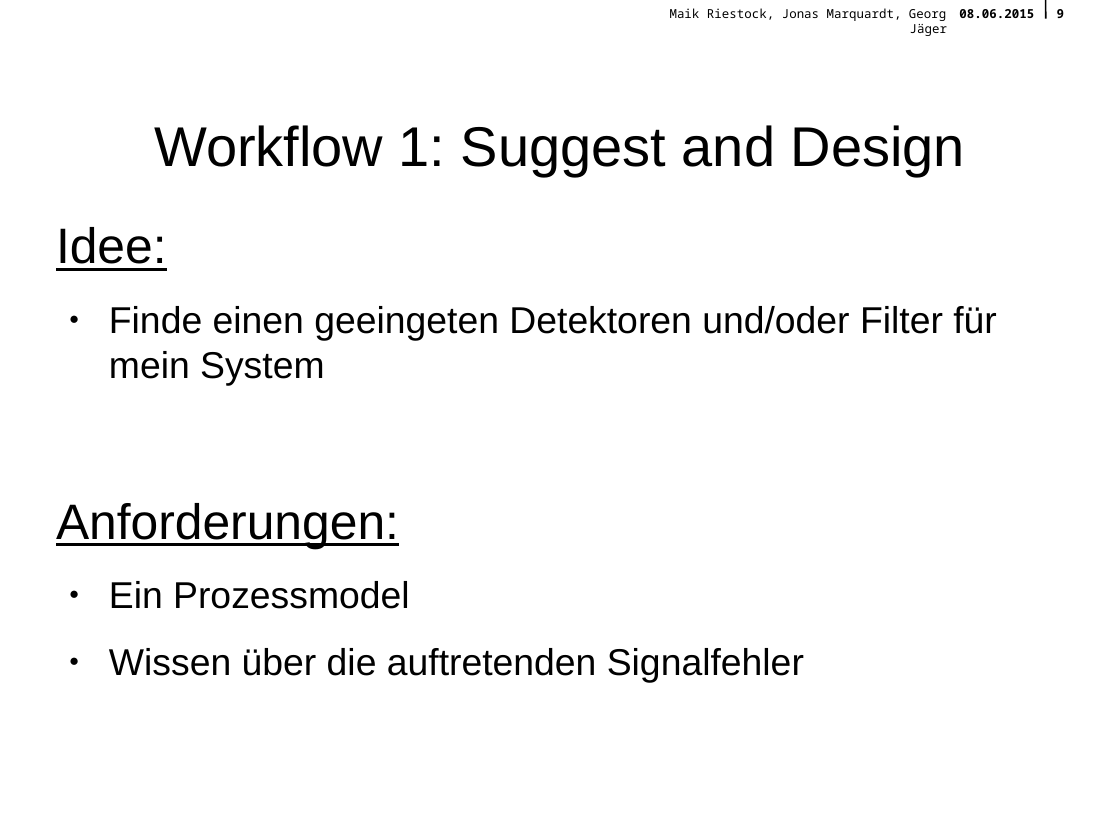
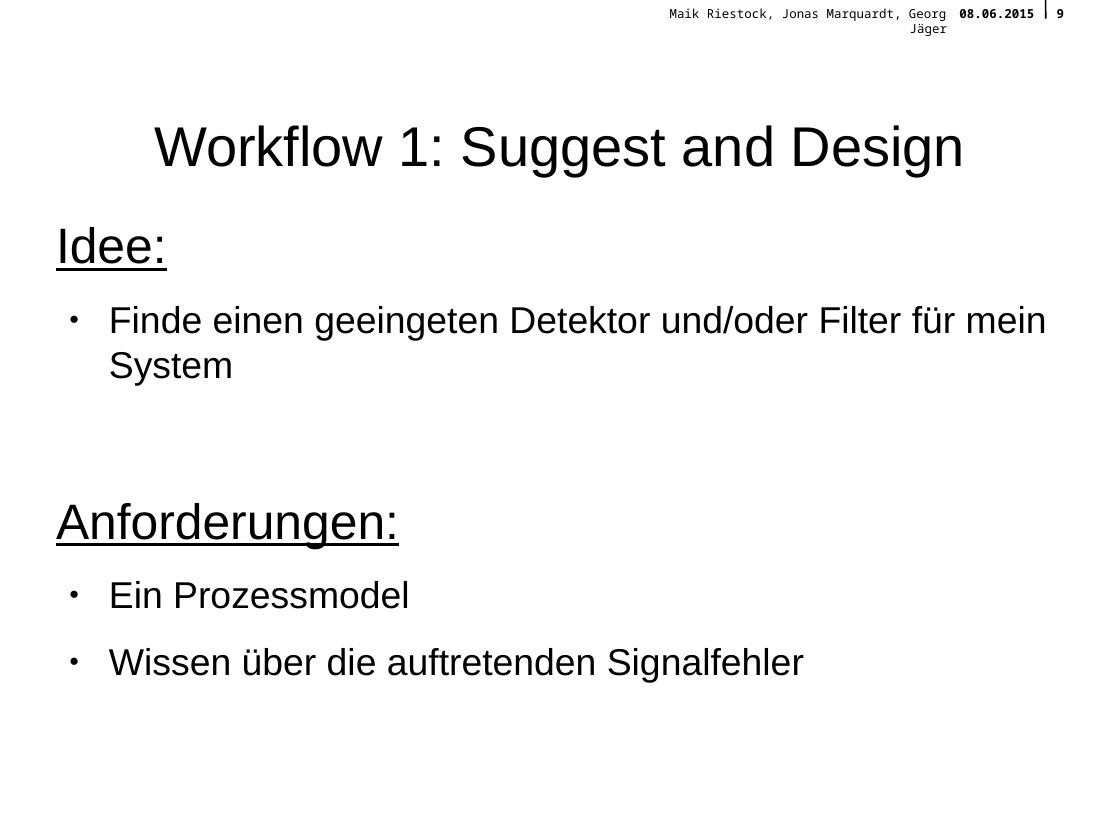
Before and after one commit to querquer/faultframework, a slide deck: slide 9 of Presentation/FinalePraesentationFramework.odp. Drawn at 1120x840 pixels with LibreOffice and Linux fonts; fonts in the diff are those of the drawing; background and template pictures are left out. Boxes give left, top, right and bottom in pixels: in the first picture for what was removed or moved away, otherwise in the second. Text is boxed around its words. In the diff, an @@ line names an element or a change of style, - is before the commit and + after.

Commit message:
grammar and typos

```diff
--- a/Presentation/FinalePraesentationFramework.odp
+++ b/Presentation/FinalePraesentationFramework.odp
@@ text at (x1=109, y1=306, x2=1047, y2=385): text changed @@
-● Finde einen geeingeten Detektoren und/oder Filter für mein System
+● Finde einen geeingeten Detektor und/oder Filter für mein System
```
Also in this commit, not shown: 6 other slides changed.
